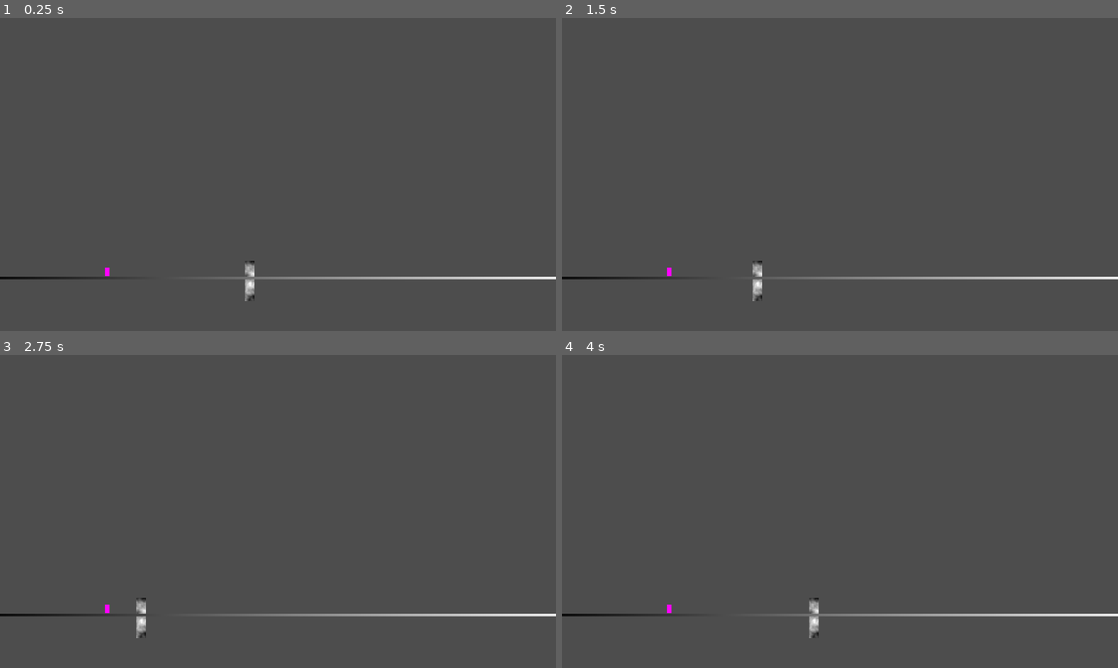
Above: before the commit, frames 1-4 (two rows, left to right).
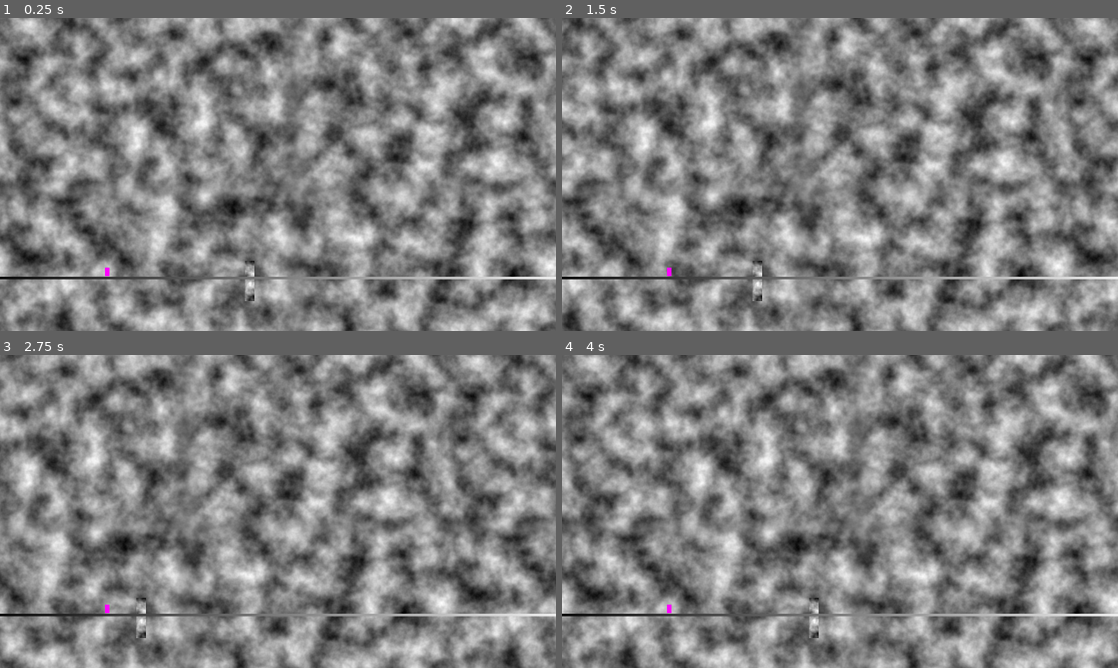
Above: after the commit, the same moments.

Repository: reddign/gamers
Game: Godot game, scene res://main.tscn
The game is run twice, just before and just after one commit, with the same random seed, the same clock (stepped at 60 frames per second) and the same inputs.
Inputs:
- Up to frame 1 (0.25 s): no input
- Up to frame 2 (1.5 s): tap Enter (ui_accept) at 0.5, 0.77 s
- Up to frame 3 (2.75 s): tap Enter (ui_accept) at 1.52 s
- Up to frame 4 (4 s): tap Enter (ui_accept) at 3.02, 3.77 s

The runs differ from the first frame. In frame 1, 76% of the frame differs, in the area x 0-100%, y 0-100%; in frame 2, 76%; in frame 3, 76%; in frame 4, 76%.

Commit message:
added repeating noise background

Diff:
--- /dev/null
+++ b/web_src/games/jayrunner/jayrunner_src/main.gd
@@ -0,0 +1,16 @@
+extends Node2D
+
+var scrolling = true
+
+# Called when the node enters the scene tree for the first time.
+func _ready() -> void:
+	pass
+
+# Called every frame. 'delta' is the elapsed time since the previous frame.
+func _process(delta: float) -> void:
+	if scrolling == true:
+		$ParallaxBackground.scroll_offset.x -= delta * 100
+
+
+func _on_obstacles_end_game() -> void:
+	scrolling = false
--- a/web_src/games/jayrunner/jayrunner_src/main.tscn
+++ b/web_src/games/jayrunner/jayrunner_src/main.tscn
@@ -1,5 +1,6 @@
-[gd_scene load_steps=8 format=3 uid="uid://ww8gc8sot4lh"]
+[gd_scene load_steps=11 format=3 uid="uid://ww8gc8sot4lh"]
 
+[ext_resource type="Script" path="res://main.gd" id="1_p11g3"]
 [ext_resource type="PackedScene" uid="uid://bvxcamevtingt" path="res://Obstacles.tscn" id="1_vh1nm"]
 [ext_resource type="Script" path="res://Jay.gd" id="1_x1awb"]
 
@@ -16,7 +17,16 @@
 [sub_resource type="GradientTexture1D" id="GradientTexture1D_c2uvd"]
 gradient = SubResource("Gradient_e4r16")
 
+[sub_resource type="FastNoiseLite" id="FastNoiseLite_4d2sx"]
+
+[sub_resource type="NoiseTexture2D" id="NoiseTexture2D_vxr7e"]
+width = 1280
+height = 720
+seamless = true
+noise = SubResource("FastNoiseLite_4d2sx")
+
 [node name="Main" type="Node2D"]
+script = ExtResource("1_p11g3")
 
 [node name="Jay" type="CharacterBody2D" parent="."]
 position = Vector2(248, 584)
@@ -46,4 +56,16 @@
 [node name="Obstacles" parent="." instance=ExtResource("1_vh1nm")]
 position = Vector2(612, 649)
 
+[node name="ParallaxBackground" type="ParallaxBackground" parent="."]
+
+[node name="ParallaxLayer" type="ParallaxLayer" parent="ParallaxBackground"]
+motion_mirroring = Vector2(1280, 720)
+
+[node name="Background" type="TextureRect" parent="ParallaxBackground/ParallaxLayer"]
+texture_repeat = 2
+offset_right = 1280.0
+offset_bottom = 720.0
+texture = SubResource("NoiseTexture2D_vxr7e")
+
+[connection signal="end_game" from="Obstacles" to="." method="_on_obstacles_end_game"]
 [connection signal="end_game" from="Obstacles" to="Jay" method="_on_obstacles_end_game"]
Not shown, changed: web_src/games/jayrunner/jayrunner_exports/jayrunner.html
Not shown, changed: web_src/games/jayrunner/jayrunner_exports/jayrunner.pck
